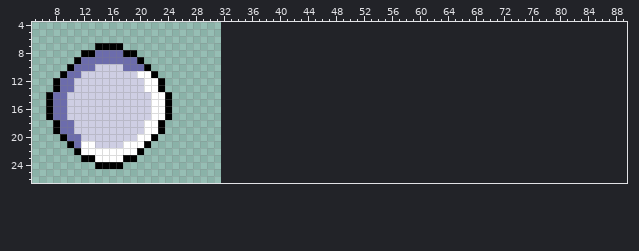
One commit to this sprite sheet: godot-tuto-02/item/item.png. Above, as it was before the edit.
The file is 32x32 pixels. Shown: x 5..89, y 4..26. The old version is drawn lined up with the new one, on the new canvas.
After the commit:
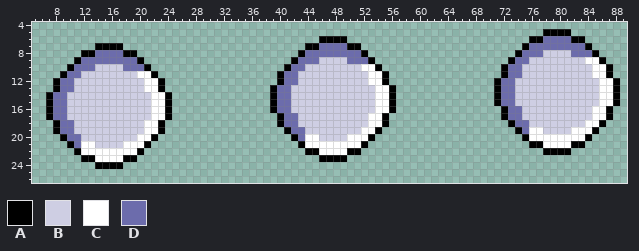
Palette (. is transparent): A #000000  B #cecee3  C #ffffff  D #6c6cac
The author wrote: Positioning items with a tilemap
The exact change:
canvas 32x32 -> 96x32
Changed rows in their new state; - is an unchanged pixel.
first column x 39:
 5 ---------------------------------------AAAA-------
 6 -------AAAA--------------------------AADDDDAA-----
 7 -----AADDDDAA-----------------------ADDDDDDDDA----
 8 ----ADDDDDDDDA---------------------ADDDBBBBDDDA---
 9 ---ADDDBBBBDDDA-------------------ADDBBBBBBBBCCA--
10 --ADDBBBBBBBBCCA-----------------ADDBBBBBBBBBBCCA-
11 -ADDBBBBBBBBBBCCA----------------ADDBBBBBBBBBBCCA-
12 -ADDBBBBBBBBBBCCA---------------ADDBBBBBBBBBBBBCCA
13 ADDBBBBBBBBBBBBCCA--------------ADDBBBBBBBBBBBBCCA
14 ADDBBBBBBBBBBBBCCA--------------ADDBBBBBBBBBBBBCCA
15 ADDBBBBBBBBBBBBCCA--------------ADDBBBBBBBBBBBBCCA
16 ADDBBBBBBBBBBBBCCA---------------ADDBBBBBBBBBBCCA-
17 -ADDBBBBBBBBBBCCA----------------ADDBBBBBBBBBBCCA-
18 -ADDBBBBBBBBBBCCA-----------------ADDBBBBBBBBCCA--
19 --ADDBBBBBBBBCCA-------------------ADCCBBBBCCCA---
20 ---ADCCBBBBCCCA---------------------ACCCCCCCCA----
21 ----ACCCCCCCCA-----------------------AACCCCAA-----
22 -----AACCCCAA--------------------------AAAA-------
23 -------AAAA---------------------------------------
Where, in picture pixels (left, top, right, bottom), the same in both pictures:
added: (494, 29, 620, 155)
added: (270, 36, 396, 162)
